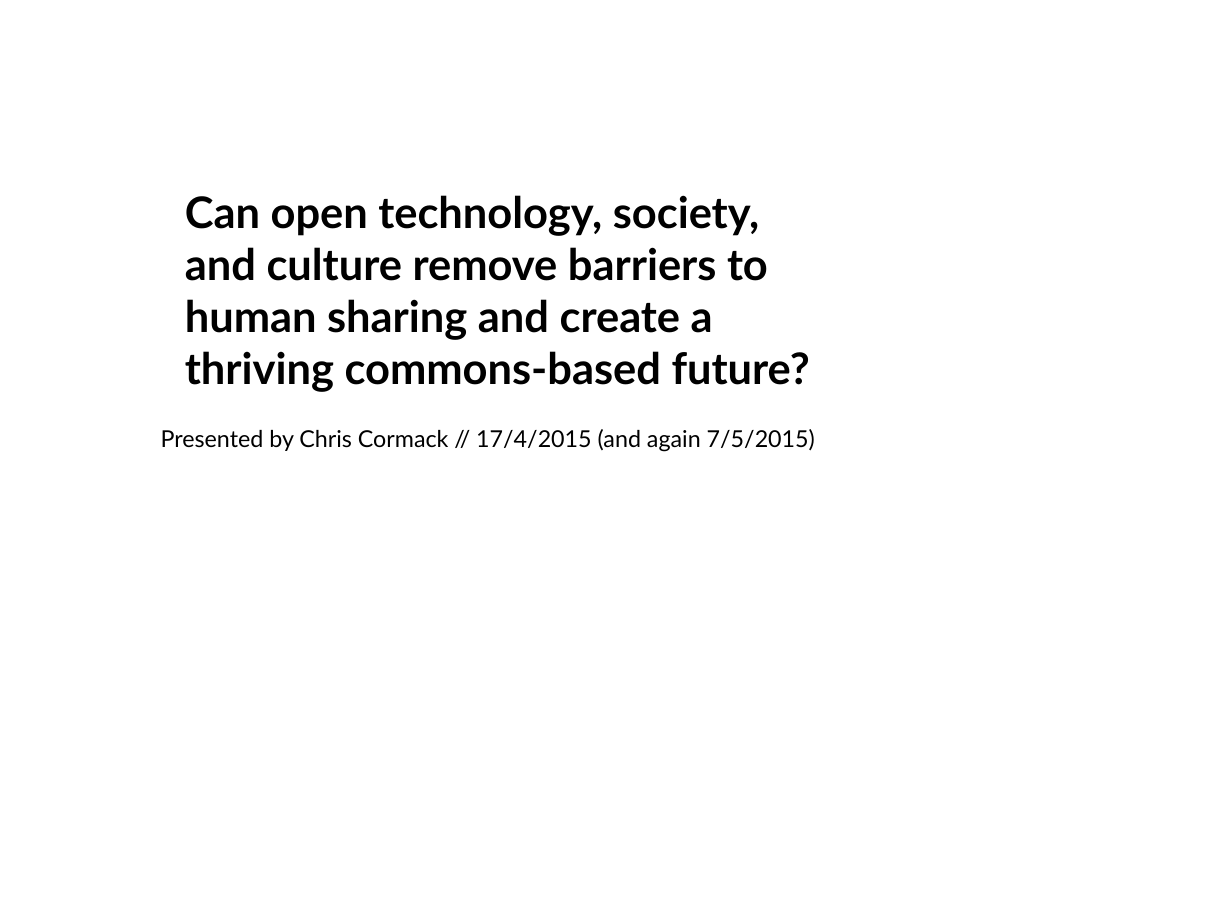
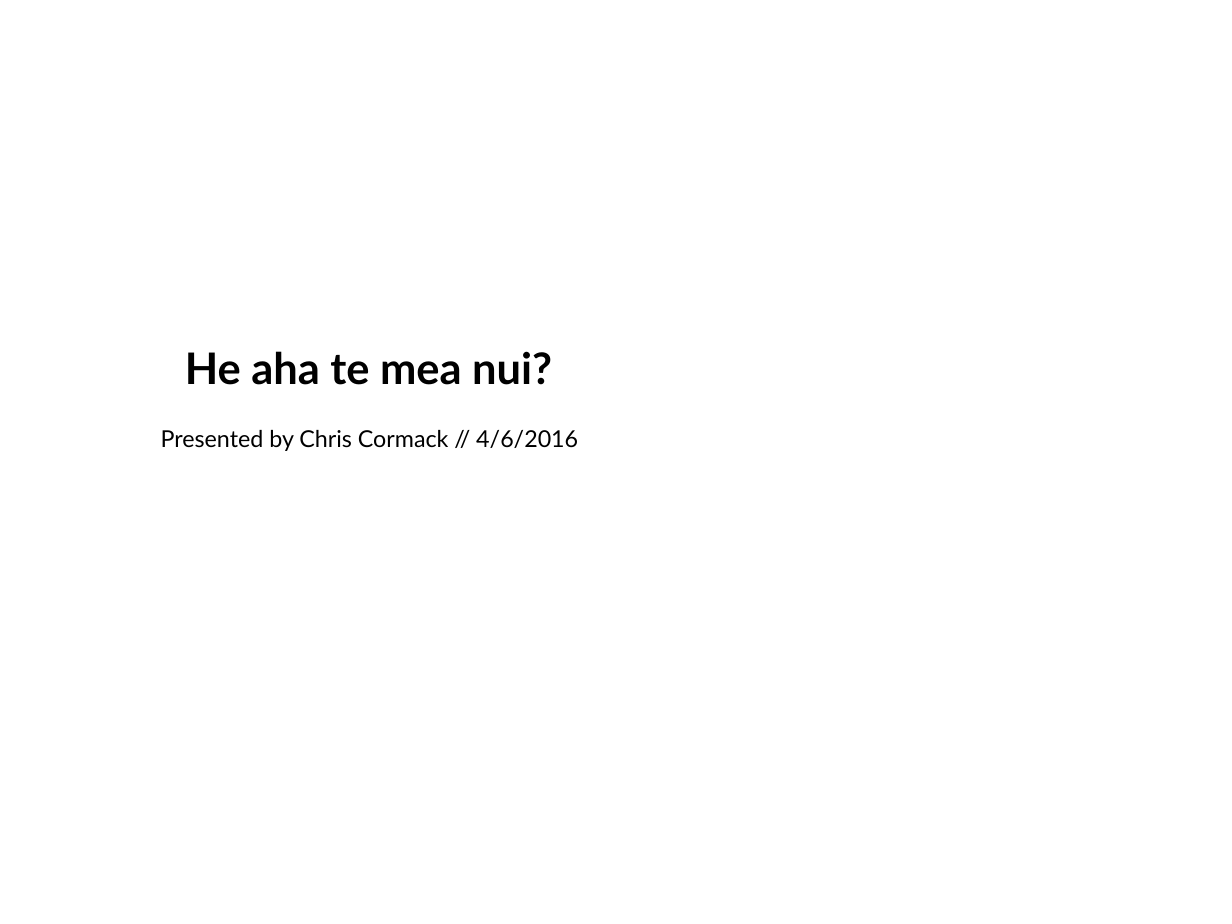
Before and after one commit to ranginui/presentation, a slide deck: slide 1 of lca2016/he_aha_te_mea_nui.odp. Drawn at 1232x924 pixels with LibreOffice and Linux fonts; fonts in the diff are those of the drawing; background and template pictures are left out. Boxes give left, top, right and bottom in pixels: in the first picture for what was removed or moved away, otherwise in the second. Text is boxed around its words. In the diff, an @@ line names an element or a change of style, - is before the commit and + after.

```diff
--- a/lca2016/he_aha_te_mea_nui.odp
+++ b/lca2016/he_aha_te_mea_nui.odp
@@ title at bbox=[185, 351, 552, 385]: text changed @@
-Can open technology, society, and culture remove barriers to human sharing and create a thriving commons-based future?
+He aha te mea nui?
@@ text at bbox=[161, 430, 578, 451]: text changed @@
-Presented by Chris Cormack // 17/4/2015 (and again 7/5/2015)
+Presented by Chris Cormack // 4/6/2016
```
Also in this commit, not shown: 2 slides added, 1 slide removed.
